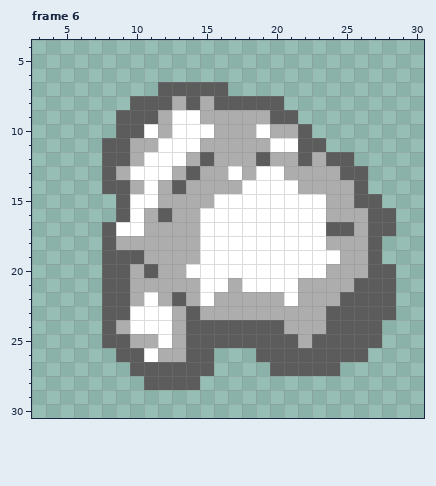
Two states of a pixel-art file, explosion.aseprite. Above: the version before the commit.
32x32 pixels, 8 frames. Shown: frame 6: x 3..30, y 4..30. The commit also changed other frames, which this record leaves out.
And afterwards:
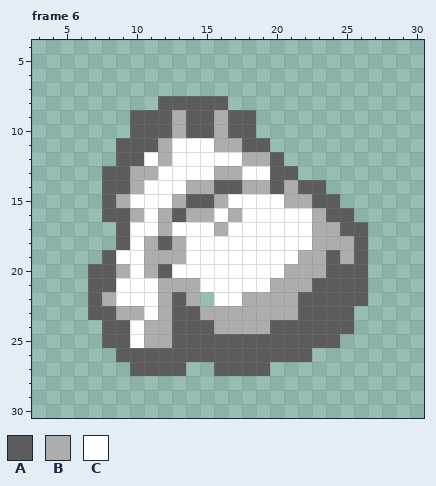
Palette (. is transparent): A #5c5c5c  B #adadad  C #ffffff
From old to new:
Changed rows in their new state; - is an unchanged pixel.
Frame 6, layer "Layer 1":
first column x 7:
 7 -----.....------------
 8 ---..-A-A-....--------
 9 --.--ABAA-AA...-------
10 --.-AABAA-AA....------
11 -.-AAB--C--AA....-----
12 -.-A-B-CCCC-BA.....---
13 --ABB-CCC-BC-AA.....--
14 -----CC--AABBABAA...--
15 -AB--C-AAB----BBAA...-
16 -A-BCBA-B-B-----BAA...
17 -.A-C-CC-B------BB-A..
18 -.AC-A-C--------B--A.-
19 --CC---C-------BBA-A.-
20 A-BCBAC-------BBBAAA..
21 A-CCC-----C--BB-AAA-..
22 ABCC----.CC---BAAA--..
23 A-BB-BA--------AA--...
24 --A-BBA--BBBB-AAA--..-
25 ---C-BA--------A--...-
26 ----AAA--AAA----....--
27 -------..AAAA.....----
28 ----....--------------
Boxes around the changes in both pictures, in picture pixels (x1, y1, x2, y2):
changed: (88, 82, 396, 390)
